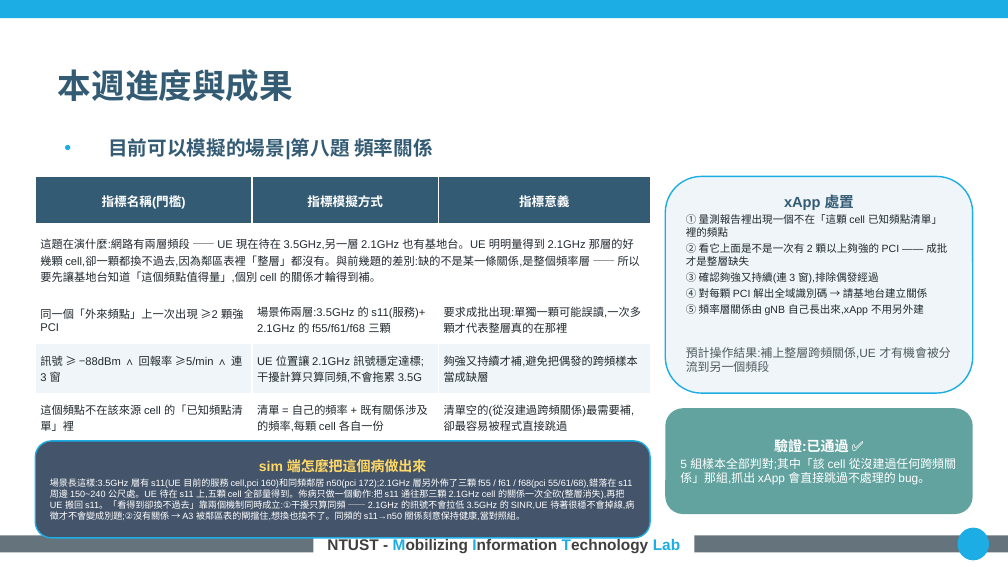
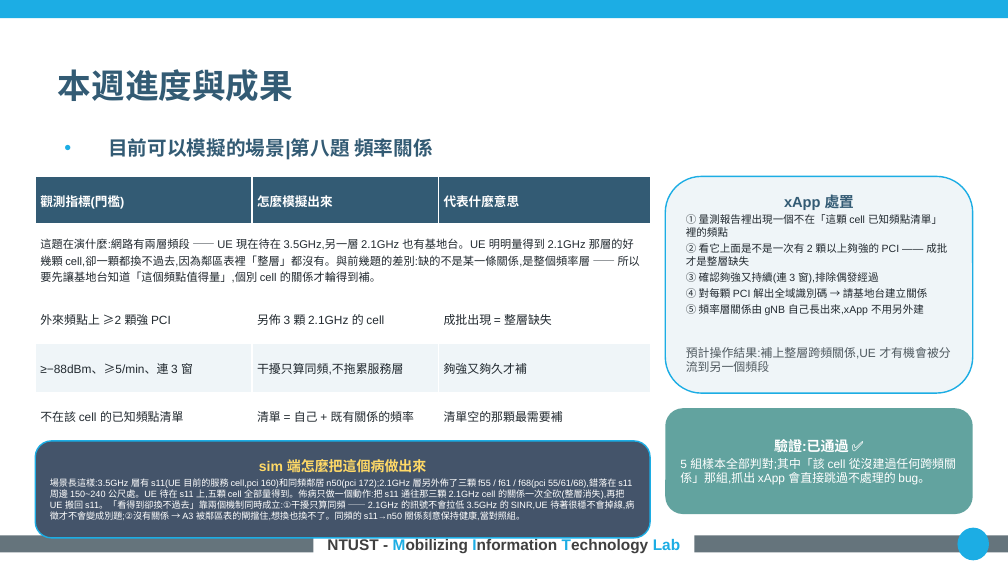
Before and after one commit to kimOuO/RAN-sim-OAI, a slide deck: slide 11 of docs/report/8_27_進度報告_v10十二題.pptx. Drawn at 1008x567 pixels with LibreOffice and Linux fonts; fonts in the diff are those of the drawing; background and template pictures are left out. Boxes give left, top, right and bottom in pixels: in the first picture for what was removed or moved away, otherwise in the second. Text is boxed around its words. In the diff, an @@ line names an element or a change of style, - is before the commit and + after.

```diff
--- a/docs/report/8_27_進度報告_v10十二題.pptx
+++ b/docs/report/8_27_進度報告_v10十二題.pptx
@@ table at bbox=[35, 176, 650, 438] @@
-row 1: 指標名稱(門檻) | 指標模擬方式 | 指標意義
+row 1: 觀測指標(門檻) | 怎麼模擬出來 | 代表什麼意思
-row 3: 同一個「外來頻點」上一次出現 ≥2 顆強 PCI | 場景佈兩層:3.5GHz 的 s11(服務)+ 2.1GHz 的 f55/f61/f68 三顆 | 要求成批出現:單獨一顆可能誤讀,一次多顆才代表整層真的在那裡
+row 3: 外來頻點上 ≥2 顆強 PCI | 另佈 3 顆 2.1GHz 的 cell | 成批出現 = 整層缺失
-row 4: 訊號 ≥ −88dBm ∧ 回報率 ≥5/min ∧ 連 3 窗 | UE 位置讓 2.1GHz 訊號穩定達標;干擾計算只算同頻,不會拖累 3.5G | 夠強又持續才補,避免把偶發的跨頻樣本當成缺層
+row 4: ≥−88dBm、≥5/min、連 3 窗 | 干擾只算同頻,不拖累服務層 | 夠強又夠久才補
-row 5: 這個頻點不在該來源 cell 的「已知頻點清單」裡 | 清單 = 自己的頻率 + 既有關係涉及的頻率,每顆 cell 各自一份 | 清單空的(從沒建過跨頻關係)最需要補,卻最容易被程式直接跳過
+row 5: 不在該 cell 的已知頻點清單 | 清單 = 自己 + 既有關係的頻率 | 清單空的那顆最需要補
```
Also in this commit, not shown: 11 other slides changed, 1 other file.
